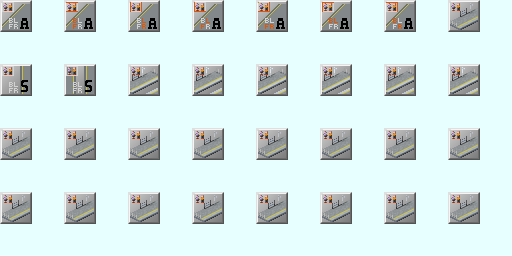
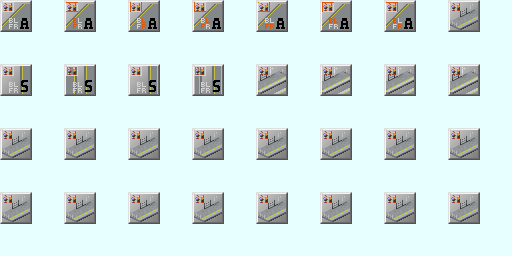
Comparing the layer stacks of the two 512×256 images. Changes:
added group "Side-Fence-D" with 12 layers in group "Angle_Dual_Series" over [194, 66, 222, 94]
added layer "貼り付けられたレイヤー #31" in group "Side-Fence-D" over [194, 66, 222, 94]
added layer "貼り付けられたレイヤー #32" in group "Side-Fence-D" over [194, 66, 222, 94]
added layer "Fence #10" in group "Side-Fence-D" over [194, 66, 210, 93]
added layer "Type_Single #3" in group "Side-Fence-D" over [213, 80, 220, 92]
added layer "Icons #12" in group "Side-Fence-D" over [194, 66, 207, 94]
added layer "Icons #11" in group "Side-Fence-D" over [207, 66, 222, 94]
added layer "貼り付けられたレイヤー #33" in group "Side-Fence-D" over [194, 66, 222, 94]
added group "Side-Fence" with 11 layers in group "Angle_Dual_Series" over [130, 66, 158, 94]
added layer "貼り付けられたレイヤー #28" in group "Side-Fence" over [130, 66, 158, 94]
added layer "貼り付けられたレイヤー #29" in group "Side-Fence" over [130, 66, 158, 94]
added layer "Fence #9" in group "Side-Fence" over [130, 66, 146, 93]
added layer "Type_Single #2" in group "Side-Fence" over [149, 80, 156, 92]
added layer "Icons #10" in group "Side-Fence" over [143, 66, 158, 94]
added layer "貼り付けられたレイヤー #30" in group "Side-Fence" over [130, 66, 158, 94]
painted on "Icons #9" over [73, 67, 77, 94]
